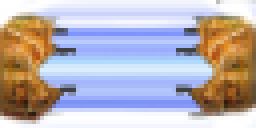
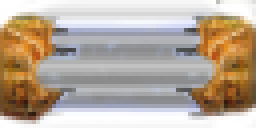
The second (256, 128) image is a revision of the first. Changes to its layers:
painted on "Chrome - Outside Bevel, Textured, Gold" (4th of 6) over <box>32,24,220,112</box>
